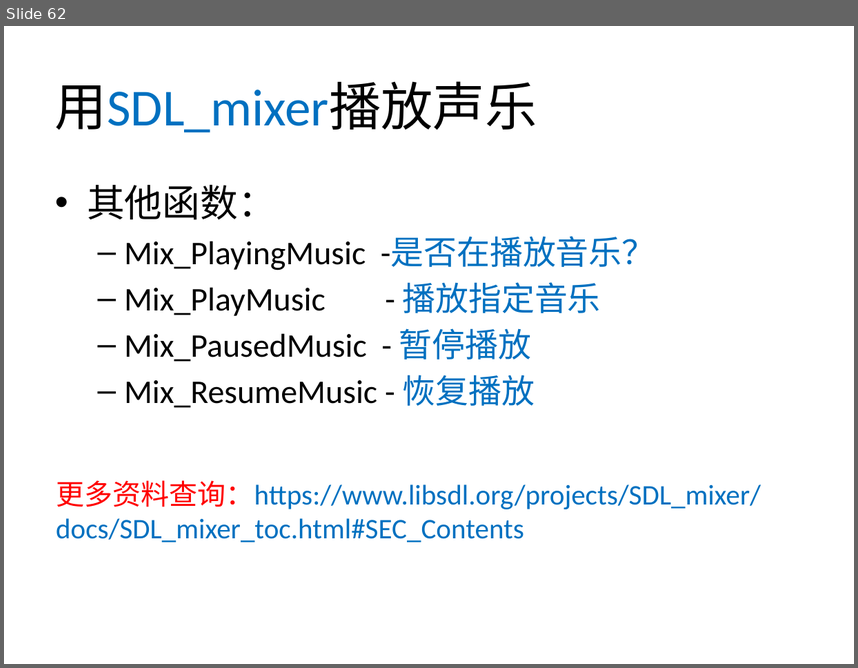
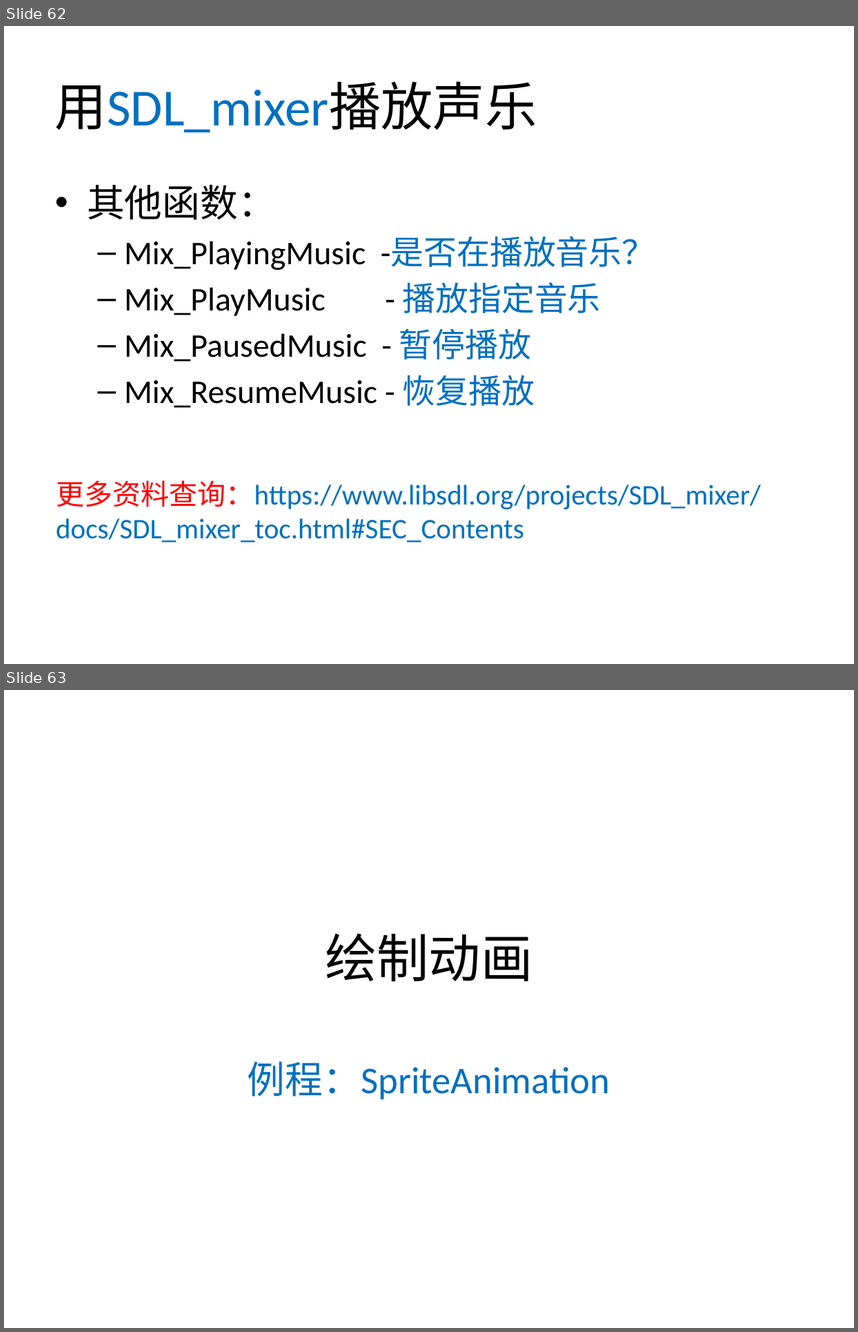
Before and after one commit to xinguo2015/SDL2Project2017, a slide deck: Tutorials/SDL2Tutorials.pptx. Shown one above the other, each under a label of ours: slide 62 before the commit, slides 62 and 63 after it. The pictures are 858x668 and 858x1332 pixels, drawn with LibreOffice and Linux fonts; fonts in the diff are those of the drawing; background and template pictures are left out. Boxes give left, top, right and bottom in pixels: in the first picture for what was removed or moved away, otherwise in the second. Text is boxed around its words. In the diff, an @@ line names an element or a change of style, - is before the commit and + after.

```diff
--- a/Tutorials/SDL2Tutorials.pptx
+++ b/Tutorials/SDL2Tutorials.pptx
@@ slide 63 added at <box>4,690,854,1328</box>, background #FFFFFF @@
@@ title added at <box>325,933,533,981</box>, 44 pt, text #000000 @@
+绘制动画
@@ subtitle added at <box>248,1061,611,1099</box>, 32 pt, text #0070C0 @@
+例程：SpriteAnimation
```
Also in this commit, not shown: 8 other slides added, 1 slide removed, 17 other files.
